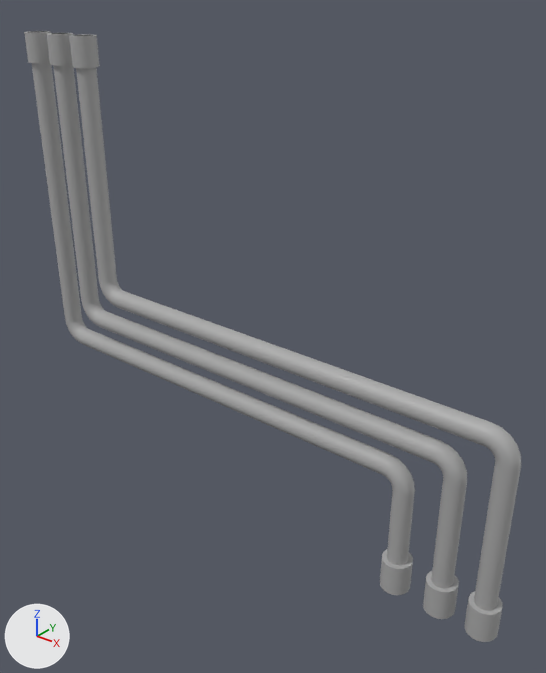
A saved change to the FBX model Assets/Model/New Props/Corridor/Pipes/Pipe_Vertical_Curved_1.fbx.
Rendered twice from a 50 mm camera at (30.23, -68.41, -3.32) aimed at (27.59, -65.1, -5.37). The axes (+X, +Y, +Z) are drawn at lower left. The lights are the same throughout. Where no turn or scale is listed for an object, it has been applied to the vertices.

Names of what the first picture shows: 'Pipe_Vertical_Curved_1'.
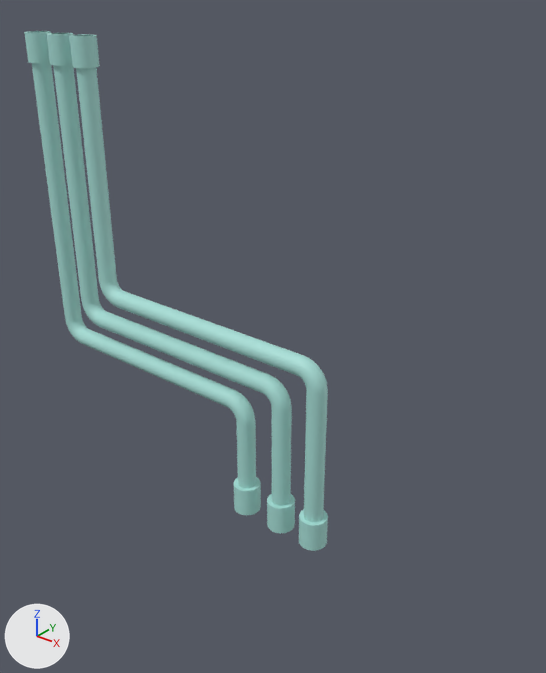
The newer file is also turned or shifted as a whole; pictures and numbers use the older file's frame.

The edits, one by one:
Material 'Pipe_Vertical_Mtr' (mat_pipe_vertical_mtr) is new.
Its base color is (0.39, 0.734, 0.68) (cyan #a8ded7).
me_mesh has 1320 vertices, 1260 faces and spans x -3.36..0.36, y -0.09..0.09, z 0.0..3.05.
me_mesh is used by ob_pipe_vertical_curved_1; location (28.9, -65.159, -6.748).
me_mesh no longer uses material mat_standardsurface1 (grey #aaaaaa).
me_mesh part 1: all 660 vertices in x -0.88..0.36, y -0.09..0.09, z 0.0..1.34 are moved by (-1.2, 0.0, 0.0).
me_mesh now uses material mat_pipe_vertical_mtr (cyan #a8ded7).

Boxes (x1, y1, x2, y2) around the edits, measured in the pictures (546 x 673 px; the box of a moved part takes in the faces that stretch with it):
'Pipe_Vertical_Curved_1', recoloured, reshaped (grey to cyan, 39% narrower, 15% shorter): before (24, 31, 521, 642); after (24, 31, 328, 551)
part 1 of me_mesh, moved or reshaped: before (118, 307, 521, 642); after (118, 307, 328, 551)
